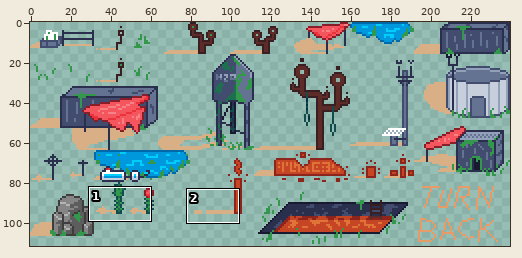
Two states of a sprite sheet, assets/stage_resources/tileset.png. Above: a wide view before the commit, with the close-up outlined.
Close-up. Before the edit:
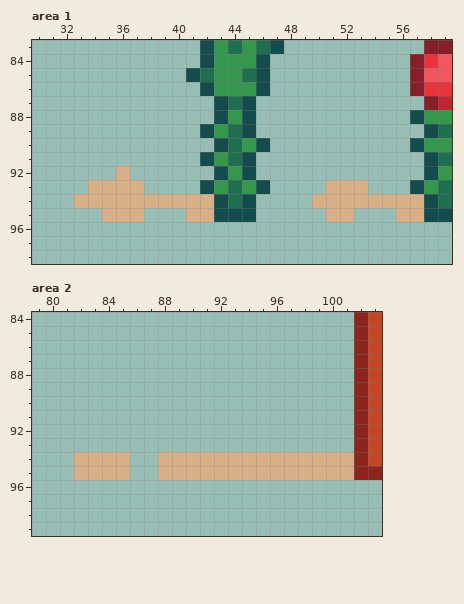
The file is 240x112 pixels. Shown: area 1: x 30..59, y 83..98; area 2: x 79..103, y 84..99. The commit also changed other parts of the picture, which this record leaves out.
Once edited:
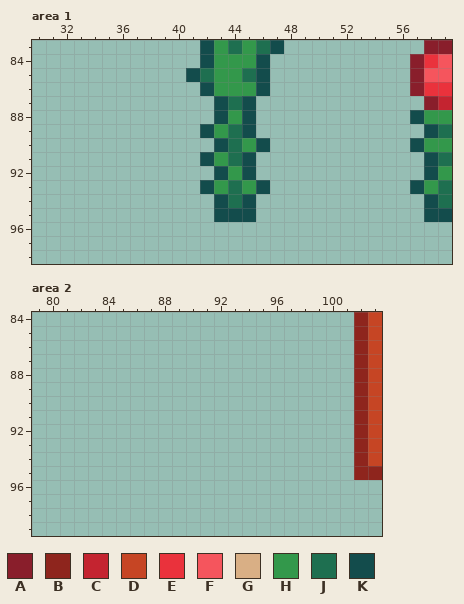
Palette (. is transparent): A #891e2b  B #8e251d  C #c42430  D #c64524  E #ea323c  F #f5555d  G #d9af85  H #33984b  J #1e6f50  K #134c4c
Edits made:
{"where": "area 1"}
{"y":92,"x":36,"old":"G","new":"."}
{"y":93,"x":34,"old":"GGGG","new":"...."}
{"y":93,"x":51,"old":"GGG","new":"..."}
{"y":94,"x":33,"old":"GGGGGGGGGG","new":".........."}
{"y":94,"x":50,"old":"GGGGGGGG","new":"........"}
{"y":95,"x":35,"old":"GGG","new":"..."}
{"y":95,"x":41,"old":"GG","new":".."}
{"y":95,"x":51,"old":"GG","new":".."}
{"y":95,"x":56,"old":"GG","new":".."}
{"where": "area 2"}
{"y":94,"x":82,"old":"GGGG","new":"...."}
{"y":94,"x":88,"old":"GGGGGGGGGGGGGG","new":".............."}
{"y":95,"x":82,"old":"GGGG","new":"...."}
{"y":95,"x":88,"old":"GGGGGGGGGGGGGG","new":".............."}
{"label":"erased","picture_box":[74,166,214,222]}
{"label":"erased","picture_box":[312,180,424,222]}
{"label":"erased","picture_box":[74,452,354,480]}
